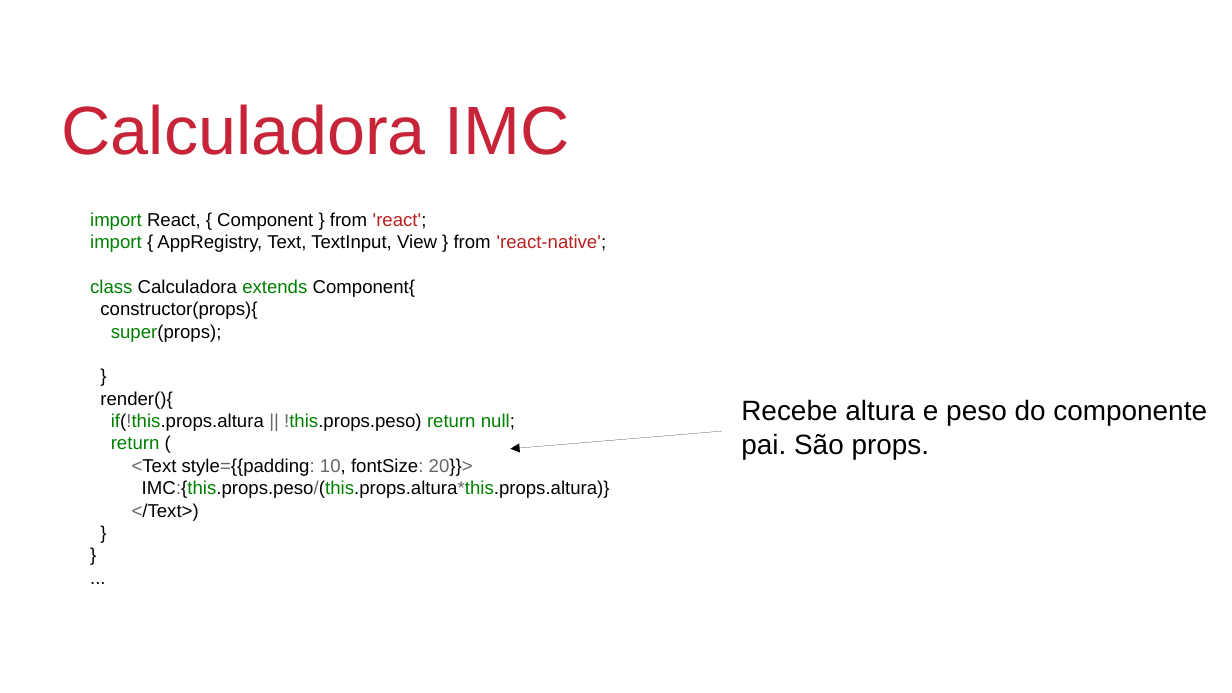
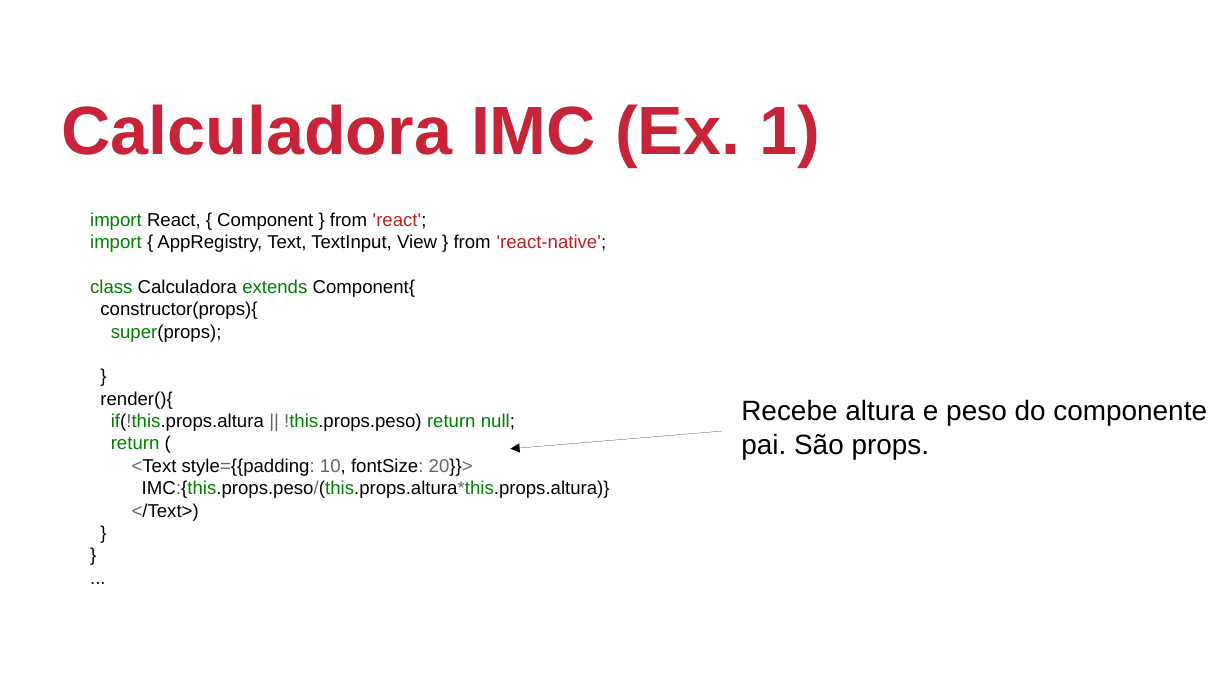
Before and after one commit to johnmagt/PIDM-2019_2, a slide deck: slide 5 of SLIDES/aula02.odp (slide 4 before the commit). Drawn at 1232x693 pixels with LibreOffice and Linux fonts; fonts in the diff are those of the drawing; background and template pictures are left out. Boxes give left, top, right and bottom in pixels: in the first picture for what was removed or moved away, otherwise in the second. Text is boxed around its words. In the diff, an @@ line names an element or a change of style, - is before the commit and + after.

```diff
--- a/SLIDES/aula02.odp
+++ b/SLIDES/aula02.odp
@@ title at [62,104,820,166]: text changed; bold on @@
-Calculadora IMC
+Calculadora IMC (Ex. 1)
```
Also in this commit, not shown: 16 other slides changed, 7 slides added, 5 other files.
